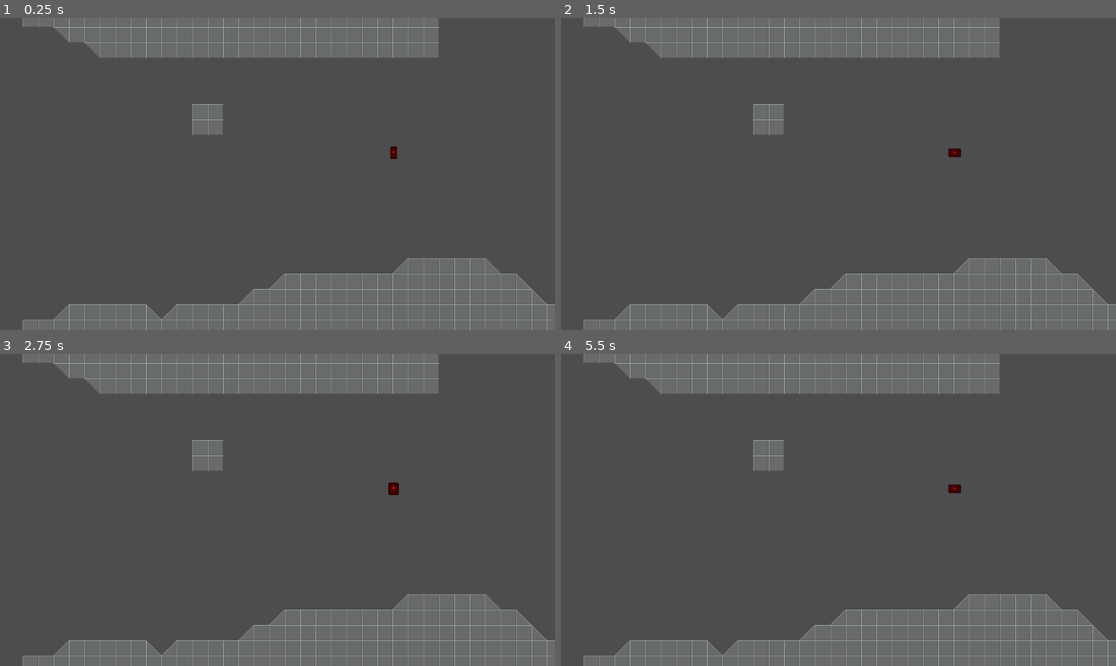
Above: before the commit, frames 1-4 (two rows, left to right).
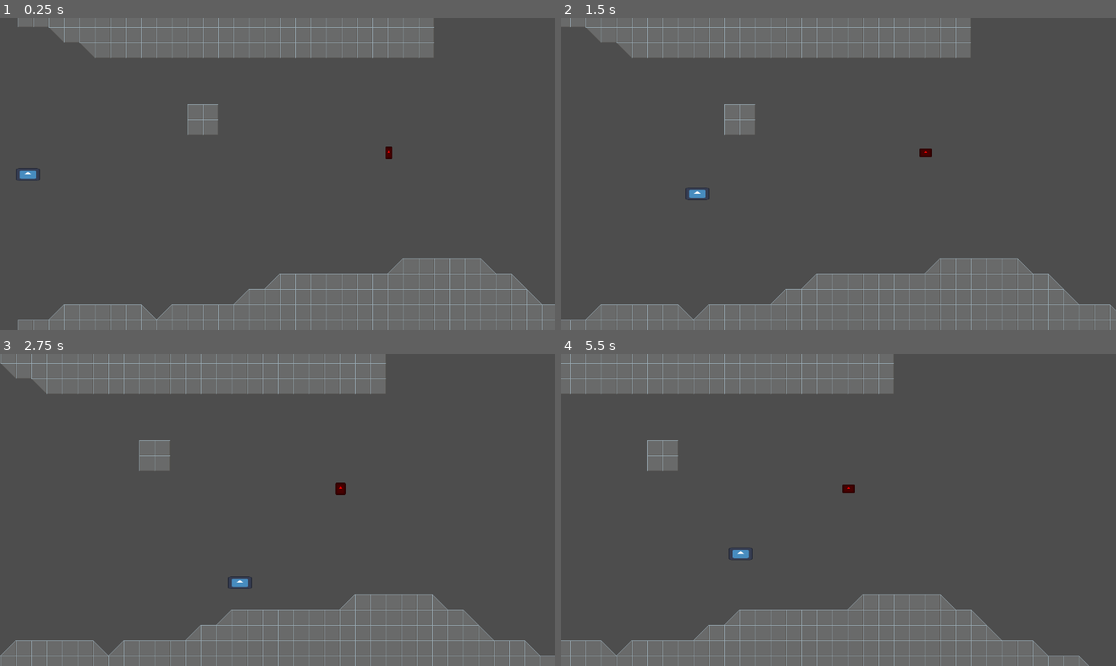
Above: after the commit, the same moments.

Repository: claesrosell/simple-shootemup
Game: Godot game, scene res://game.tscn
Two runs of this game, one before a commit and one after it. Both use one fixed random seed, a clock stepped at 60 frames per second and the inputs below. The engine's default icon, where the game draws it, is replaced by a stand-in: a white triangle on a blue panel in a dark square.
Inputs:
- Up to frame 1 (0.25 s): no input
- Up to frame 2 (1.5 s): tap Enter (ui_accept) at 0.5, 0.6, 0.77, 1.07, 1.35 s; hold Right (ui_right) 0.53-1.28 s; hold Down (ui_down) from 1.28 s (still down)
- Up to frame 3 (2.75 s): tap Enter (ui_accept) at 1.52, 1.82, 2.1 s; release Down (ui_down) at 2.03 s; hold Right (ui_right) from 2.03 s (still down)
- Up to frame 4 (5.5 s): release Right (ui_right) at 2.78 s; hold Up (ui_up) 2.78-3.53 s; tap Enter (ui_accept) at 2.85, 3.02, 3.32, 3.6, 3.77, 4.07, 4.35, 4.52, 4.82, 5.1 s; hold Left (ui_left) 3.53-5.03 s; hold Down (ui_down) from 5.03 s (still down)

The runs differ from the first frame. In frame 1, 2.5% of the frame differs, in the area x 2-99%, y 0-100%; in frame 2, 5.9%; in frame 3, 8.4%; in frame 4, 13%, in the area x 0-100%, y 0-100%.

Commit message:
Basic hero and camera movement

Diff:
--- a/camera_2d.gd
+++ b/camera_2d.gd
@@ -1,7 +1,8 @@
 extends Camera2D
 
 @export var target: Node2D
-@export var speed2: float
+@export var speed_x: float
+@export var speed_y: float
 
 # Called when the node enters the scene tree for the first time.
 func _ready() -> void:
@@ -18,5 +19,9 @@
 		pX = target.global_position.x
 		pY = target.global_position.y
 
-	position.x = pX #move_toward(position.x, pX, speed )
-	position.y = pY #move_toward(position.y, pY, speed )
+		position.x = move_toward(position.x, pX, speed_x )
+		position.y = move_toward(position.y, pY, speed_y )
+
+	else:
+		position.x = pX + speed_x * delta
+		position.y = pY + speed_y * delta
--- a/game.tscn
+++ b/game.tscn
@@ -1,8 +1,9 @@
-[gd_scene load_steps=4 format=3 uid="uid://tx5m0wg5s6or"]
+[gd_scene load_steps=5 format=3 uid="uid://tx5m0wg5s6or"]
 
 [ext_resource type="PackedScene" uid="uid://dhwbe0w7hqs7i" path="res://enemy.tscn" id="1_e2o6t"]
 [ext_resource type="PackedScene" uid="uid://c0uweha1nh5uy" path="res://level.tscn" id="2_feb5d"]
 [ext_resource type="Script" uid="uid://ddrmmsvvsx3ww" path="res://camera_2d.gd" id="3_feb5d"]
+[ext_resource type="PackedScene" uid="uid://bken1xn8w0mgd" path="res://hero.tscn" id="4_fc0e3"]
 
 [node name="Game" type="Node2D"]
 
@@ -16,3 +17,7 @@
 [node name="Camera2D" type="Camera2D" parent="."]
 position = Vector2(529, 337)
 script = ExtResource("3_feb5d")
+speed_x = 40.0
+
+[node name="Hero" parent="." instance=ExtResource("4_fc0e3")]
+position = Vector2(-4, 338)
--- /dev/null
+++ b/hero.gd
@@ -0,0 +1,29 @@
+extends CharacterBody2D
+
+
+const SPEED = 300.0
+const BASE_SPEED = 20.0
+const MOVE_SPEED = 40.0
+
+func _physics_process(delta: float) -> void:
+
+	var x_speed = BASE_SPEED
+	var y_speed = 0
+
+	if Input.is_action_just_pressed("ui_accept"):
+		pass
+	# Get the input direction and handle the movement/deceleration.
+	# As good practice, you should replace UI actions with custom gameplay actions.
+	var direction_x := Input.get_axis("ui_left", "ui_right" )
+	var direction_y := Input.get_axis("ui_up", "ui_down" )
+
+	if direction_x:
+		x_speed += direction_x * MOVE_SPEED
+
+	if direction_y:
+		y_speed += direction_y * MOVE_SPEED
+
+	velocity.x = x_speed * SPEED * delta
+	velocity.y = y_speed * SPEED * delta
+
+	move_and_slide()
--- /dev/null
+++ b/hero.tscn
@@ -0,0 +1,20 @@
+[gd_scene load_steps=4 format=3 uid="uid://bken1xn8w0mgd"]
+
+[ext_resource type="Texture2D" uid="uid://bxm2wdbpin4ri" path="res://icon.svg" id="1_780bu"]
+[ext_resource type="Script" uid="uid://ca88qq3f20ygf" path="res://hero.gd" id="1_p1r5x"]
+
+[sub_resource type="CapsuleShape2D" id="CapsuleShape2D_p1r5x"]
+radius = 12.0
+height = 50.0
+
+[node name="Hero" type="CharacterBody2D"]
+motion_mode = 1
+script = ExtResource("1_p1r5x")
+
+[node name="Sprite2D" type="Sprite2D" parent="."]
+scale = Vector2(0.390625, 0.19726563)
+texture = ExtResource("1_780bu")
+
+[node name="CollisionShape2D" type="CollisionShape2D" parent="."]
+rotation = 1.5707964
+shape = SubResource("CapsuleShape2D_p1r5x")
Not shown, added: hero.gd.uid
